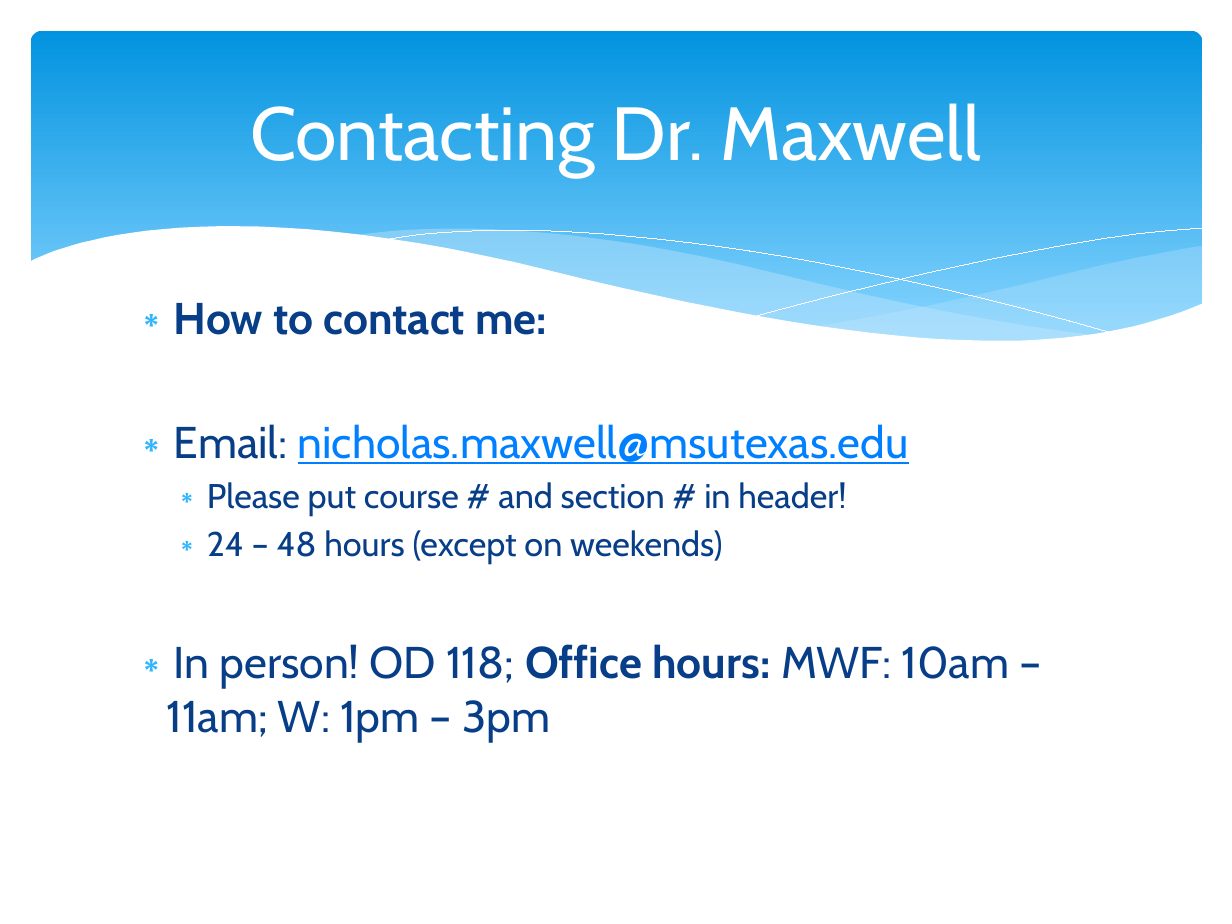
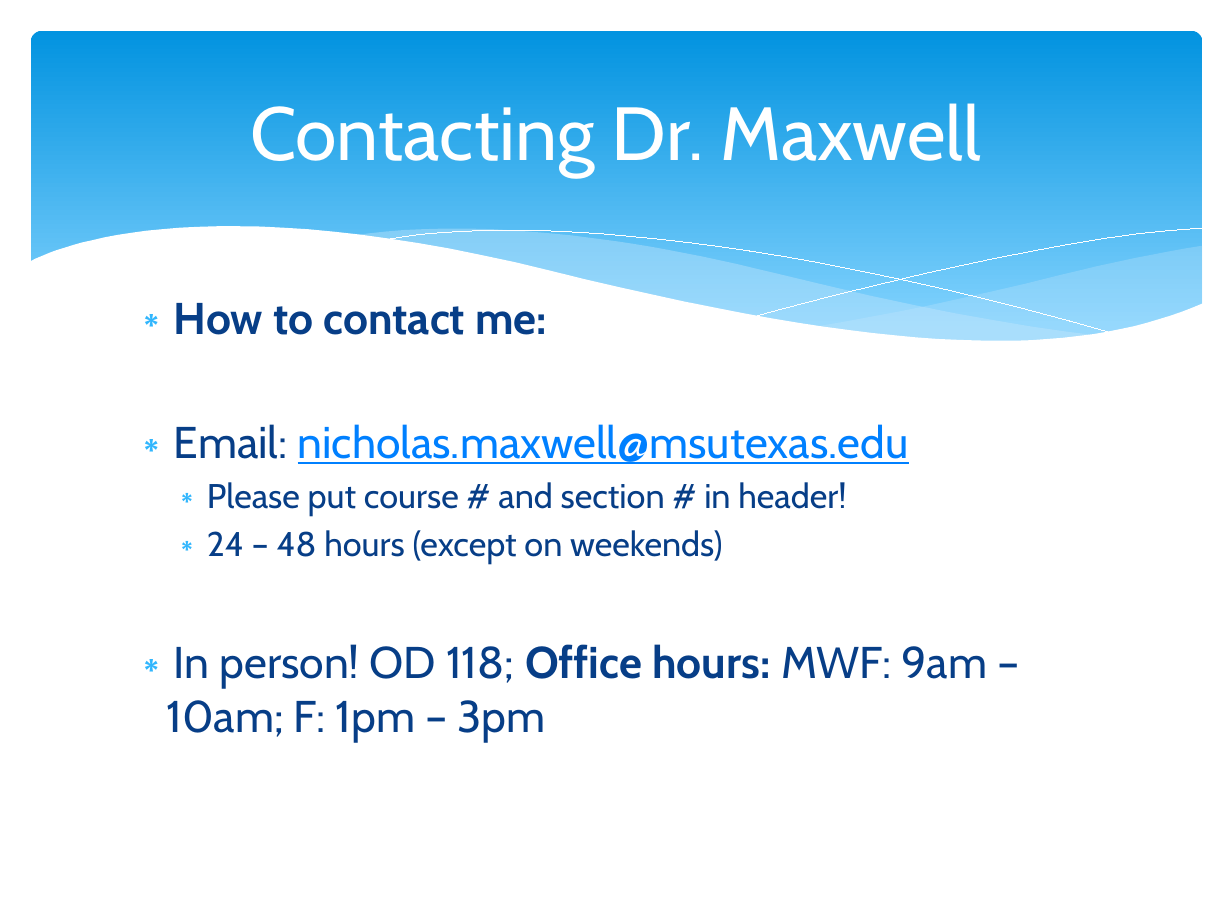
Before and after one commit to npm27/Teaching-Materials, a slide deck: slide 3 of Developmental Fall 24/Slides/0 First Day Info.pptx. Drawn at 1232x924 pixels with LibreOffice and Linux fonts; fonts in the diff are those of the drawing. Boxes give left, top, right and bottom in pixels: in the first picture for what was removed or moved away, otherwise in the second. Text is boxed around its words. In the diff, an @@ line names an element or a change of style, - is before the commit and + after.

```diff
--- a/Developmental Fall 24/Slides/0 First Day Info.pptx
+++ b/Developmental Fall 24/Slides/0 First Day Info.pptx
@@ text at bbox=[166, 644, 987, 742]: text changed @@
-∗ In person! OD 118; Office hours: MWF: 10am – 11am; W: 1pm – 3pm
+∗ In person! OD 118; Office hours: MWF: 9am – 10am; F: 1pm – 3pm
```
Also in this commit, not shown: 2 other slides changed, 8 other files.
